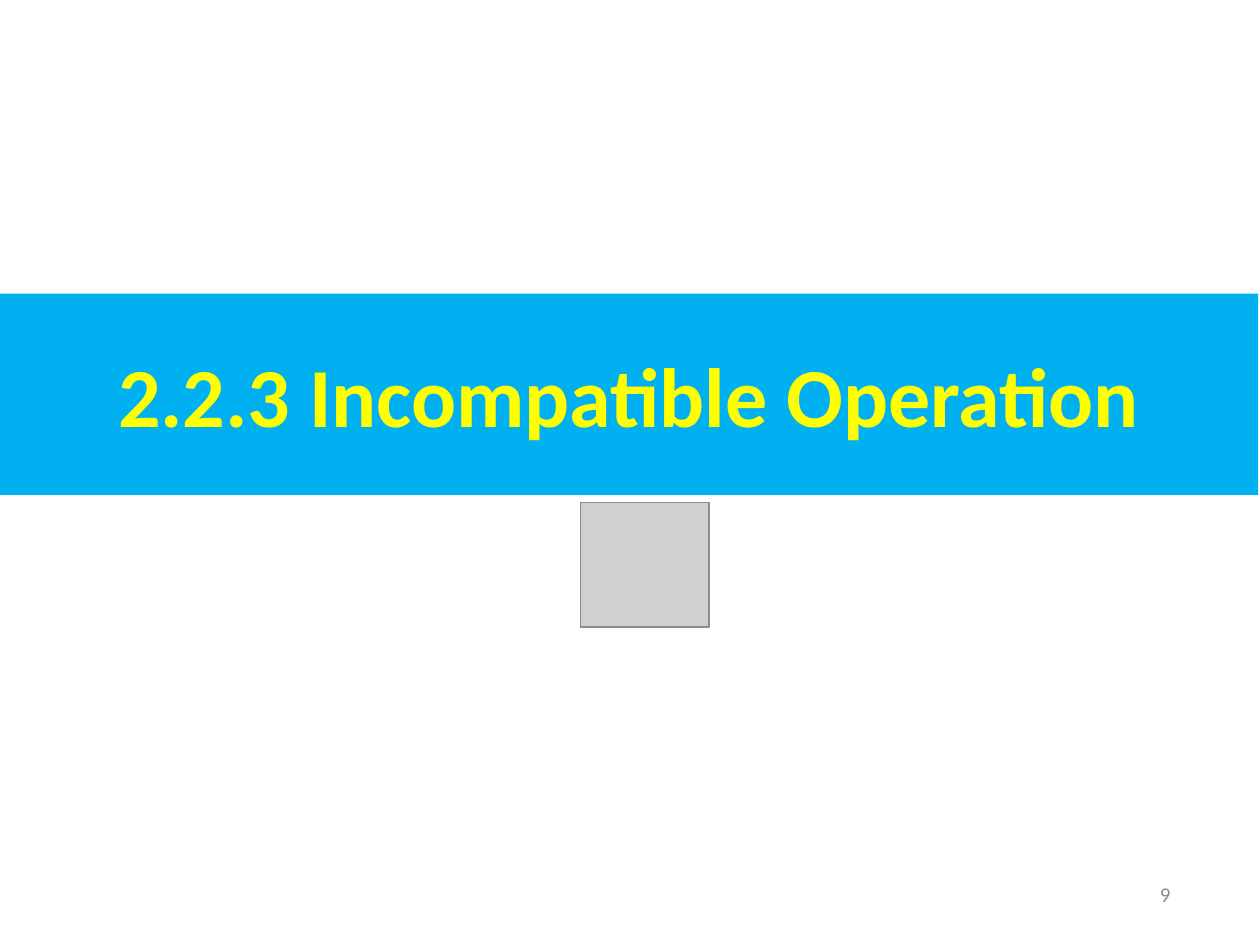
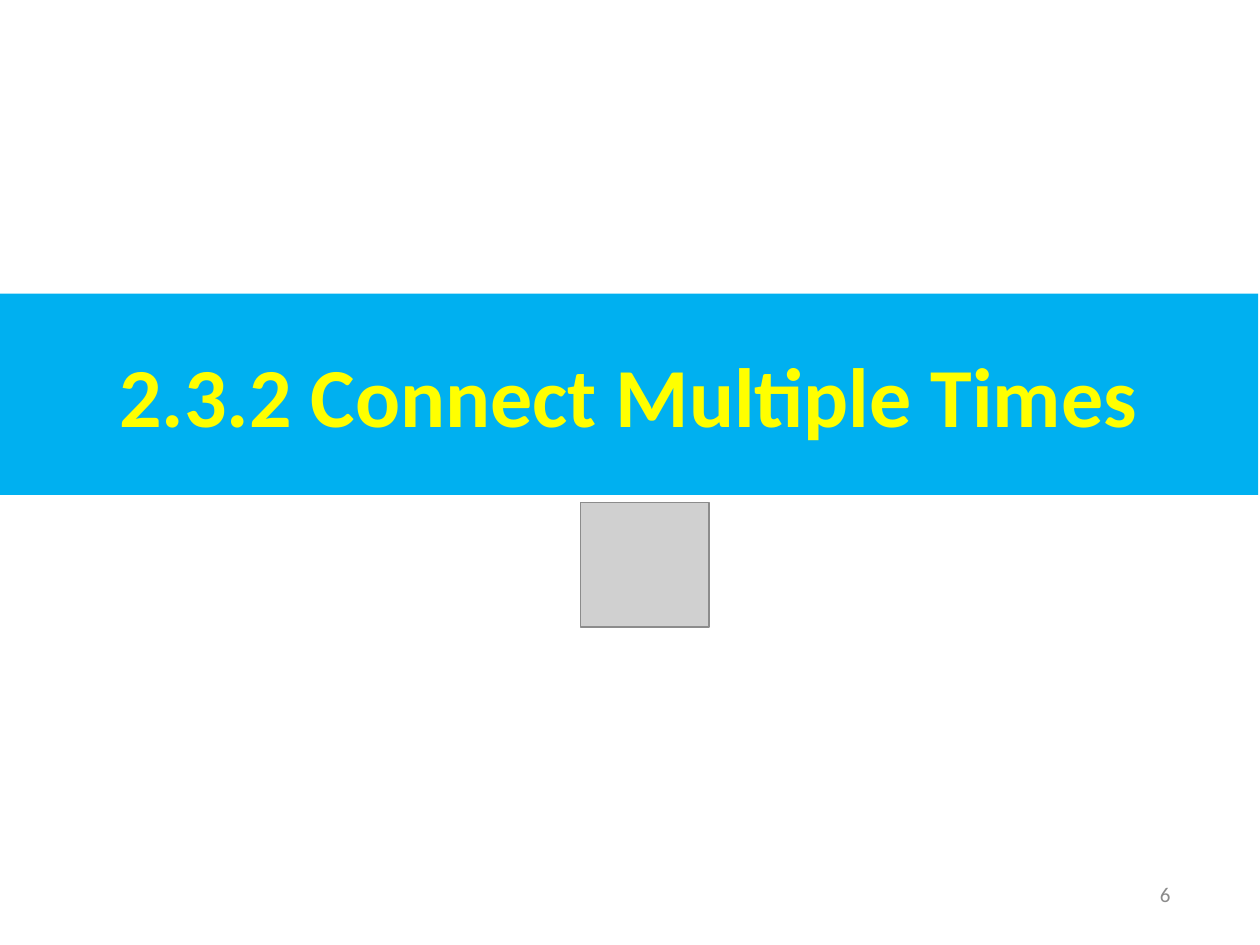
Before and after one commit to peterhchen/AIU_CS800_Chisel, a slide deck: slide 6 of 300_UCB_BC/002.3_Control_Flow/000_Video/002.3_Control_Flow.ppt (slide 9 before the commit). Drawn at 1260x945 pixels with LibreOffice and Linux fonts; fonts in the diff are those of the drawing; grey boxes stand for pictures. Boxes give left, top, right and bottom in pixels: in the first picture for what was removed or moved away, otherwise in the second. Text is boxed around its words. In the diff, an @@ line names an element or a change of style, - is before the commit and + after.

```diff
--- a/300_UCB_BC/002.3_Control_Flow/000_Video/002.3_Control_Flow.ppt
+++ b/300_UCB_BC/002.3_Control_Flow/000_Video/002.3_Control_Flow.ppt
@@ text in rectangle at box(120, 368, 1137, 441): text changed @@
-2.2.3 Incompatible Operation
+2.3.2 Connect Multiple Times
@@ page number at box(1160, 888, 1171, 902): text changed @@
-9
+6
```
Also in this commit, not shown: 7 other slides changed, 17 slides added, 17 slides removed.
